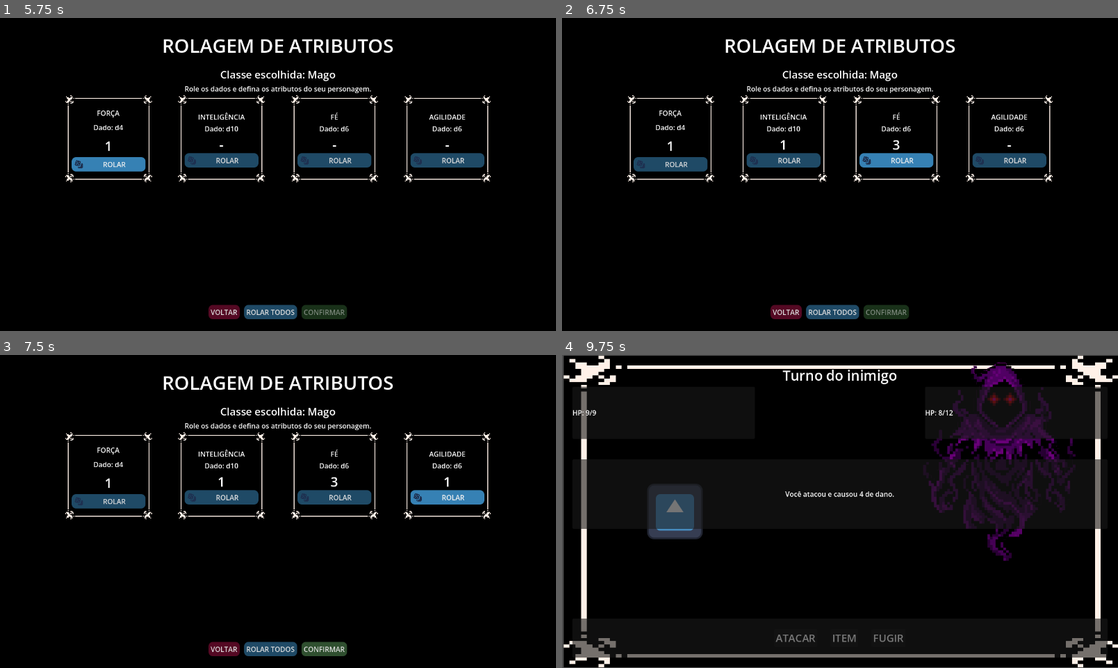
Above: before the commit, frames 1-4 (two rows, left to right).
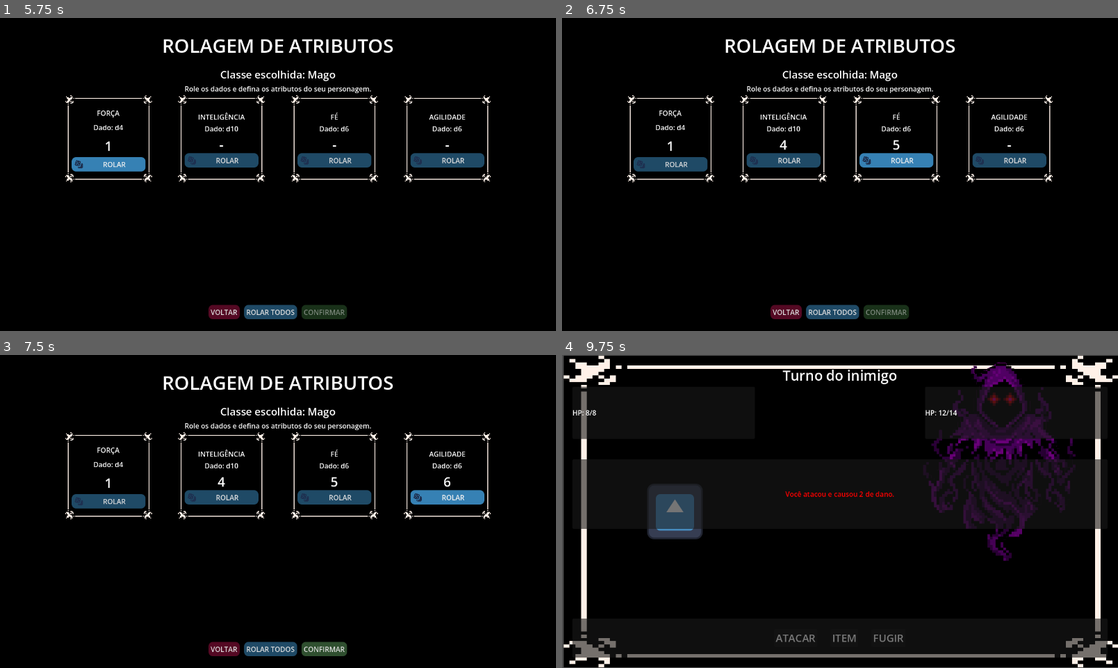
Above: after the commit, the same moments.

Repository: NouanGust/RogueRPG
Game: Godot game, scene res://Scenes/run/main_menu_scene.tscn
Two runs of this game, one before a commit and one after it. Both use one fixed random seed, a clock stepped at 60 frames per second and the inputs below. The project has no main scene, so this scene is started directly. The engine's default icon, where the game draws it, is replaced by a stand-in: a white triangle on a blue panel in a dark square.
Inputs:
- Up to frame 1 (5.75 s): click "NOVA RUN" at 0.5 s; click "ESCOLHER" at 1.25 s; click "COMFIRMAR" at 2 s; click "VOLTAR" at 2.75 s; click "ESCOLHER" at 3.5 s; click "COMFIRMAR" at 4.25 s; click "ROLAR" at 5 s
- Up to frame 2 (6.75 s): click "ROLAR" at 5.75 s; click "ROLAR" at 6.5 s
- Up to frame 3 (7.5 s): click "ROLAR" at 7.25 s
- Up to frame 4 (9.75 s): click "ROLAR TODOS" at 8 s; click "CONFIRMAR" at 8.75 s; click "ATACAR" at 9.5 s

Frame 1 is identical in both runs. In frame 2, less than 0.1% of the frame differs, in the area x 39-61%, y 38-43%; in frame 3, less than 0.1%; in frame 4, 0.2%, in the area x 4-71%, y 17-46%.

Commit message:
feat: gameloop praticamente completo e criação de alguns efeitos de juice

Diff:
--- /dev/null
+++ b/Scenes/Entities/hit_flash.gdshader
@@ -0,0 +1,13 @@
+shader_type canvas_item;
+
+uniform bool active = false;
+
+void fragment() {
+	vec4 tex_color = texture(TEXTURE, UV);
+	if (active) {
+		// Substitui a cor por branco, mantendo o canal alpha (transparência)
+		COLOR = vec4(1.0, 1.0, 1.0, tex_color.a);
+	} else {
+		COLOR = tex_color;
+	}
+}
--- a/Scenes/Entities/player.tscn
+++ b/Scenes/Entities/player.tscn
@@ -1,16 +1,22 @@
 [gd_scene format=3 uid="uid://blkvvo4kpqyln"]
 
 [ext_resource type="Script" uid="uid://dpni8vpt21kxk" path="res://scenes/entities/player.gd" id="1_d4qa6"]
+[ext_resource type="Shader" uid="uid://bv5mxen2on5ev" path="res://scenes/entities/hit_flash.gdshader" id="2_dnykm"]
 [ext_resource type="Texture2D" uid="uid://damjnxbr1b2ge" path="res://icon.svg" id="2_ss7kx"]
 [ext_resource type="Script" uid="uid://cvctj0pw14gwt" path="res://scripts/components/stats_component.gd" id="3_dnykm"]
 [ext_resource type="Script" uid="uid://d3tx70s82u3ma" path="res://scripts/components/health_component.gd" id="4_c5rqy"]
 [ext_resource type="Script" uid="uid://b5js5veqeeo81" path="res://scripts/components/combat_component.gd" id="5_b6tgf"]
 [ext_resource type="Script" uid="uid://bo8sk2d1tobjf" path="res://scripts/components/inventory_component.gd" id="6_73kkf"]
 
+[sub_resource type="ShaderMaterial" id="ShaderMaterial_c5rqy"]
+shader = ExtResource("2_dnykm")
+shader_parameter/active = false
+
 [node name="Player" type="Node2D" unique_id=1420870020]
 script = ExtResource("1_d4qa6")
 
 [node name="Sprite2D" type="Sprite2D" parent="." unique_id=1853199939]
+material = SubResource("ShaderMaterial_c5rqy")
 texture = ExtResource("2_ss7kx")
 
 [node name="StatsComponent" type="Node" parent="." unique_id=2001141586]
--- a/Scenes/battle/battle_ui.gd
+++ b/Scenes/battle/battle_ui.gd
@@ -16,12 +16,17 @@
 @onready var escape_button: Button = $MarginContainer/VBoxContainer/Actions/ActionsRow/EscapeButton
 
 var controller: BattleController
+var item_menu: PopupMenu
 
 func _ready() -> void:
 	attack_button.pressed.connect(func(): attack_pressed.emit())
 	item_button.pressed.connect(func(): item_pressed.emit())
 	escape_button.pressed.connect(func(): escape_pressed.emit())
 	log_label.text = ""
+
+	item_menu = PopupMenu.new()
+	add_child(item_menu)
+	item_menu.id_pressed.connect(_on_item_selected)
 
 func set_controller(value: BattleController) -> void:
 	controller = value
@@ -35,11 +40,32 @@
 	enemy_hp_label.text = "HP: %d/%d" % [current, maximum]
 
 func log_str(message: String) -> void:
-	log_label.text += message + "\n"
+	log_label.append_text(message + "\n")
+	log_label.scroll_to_line(log_label.get_line_count() - 1)
+
+func log_damage(message: String) -> void:
+	log_label.append_text("[color=red] [shake rate=20.0 level=5 connected + 1]" + message + "[/shake] [/color]\n")
+	log_label.scroll_to_line(log_label.get_line_count() - 1)
+
+func log_heal(message: String) -> void:
+	log_label.append_text("[color=green] [wave amp=20.0 freq=5.0 connected=1]" + message + "[/wave][/color]\n")
 	log_label.scroll_to_line(log_label.get_line_count() - 1)
 
 func open_item_menu() -> void:
-	log_str("Inventário ainda não implementado no MVP.")
+	item_menu.clear()
+	var inventory = controller.player_node.inventory_component
+
+	item_menu.add_item("Poção (%d) - Cura 5 de HP" % inventory.potions, 0)
+	item_menu.set_item_disabled(0, inventory.potions <= 0)
+	item_menu.add_item("Elixir (%d) - Buff aleatório" % inventory.elixirs, 1)
+	item_menu.set_item_disabled(1, inventory.elixirs <= 0)
+	item_menu.popup_centered(Vector2i(250, 100))
+
+
+func _on_item_selected(id: int) -> void:
+	controller.use_specific_item(id)
+
+
 
 func _on_turn_changed(current_turn: String) -> void:
 	var is_player_turn := current_turn == "player"
@@ -51,13 +77,14 @@
 func _on_battle_finished(player_won: bool) -> void:
 	attack_button.disabled = true
 	item_button.disabled = true
-	escape_button.disabled = true
+	escape_button.disabled = false
+	escape_button.text = "MENU"
 	if player_won:
 		title_label.text = "Vitória!"
-		log_str("A run foi concluída com sucesso.")
+		log_str("A run foi concluída com sucesso. Clique em MENU para sair.")
 	else:
 		title_label.text = "Derrota!"
-		log_str("Permadeath. A run terminou.")
+		log_str("Permadeath. A run terminou. Clique em MENU para sair.")
 
 
 func set_turn_text(text: String) -> void:
--- a/Scenes/run/main_menu_scene.tscn
+++ b/Scenes/run/main_menu_scene.tscn
@@ -1,6 +1,7 @@
 [gd_scene format=3 uid="uid://dp2ndfv4ha31q"]
 
 [ext_resource type="Script" uid="uid://pemfohp38d2q" path="res://scripts/controllers/main_menu_scene.gd" id="1_vk6xk"]
+[ext_resource type="PackedScene" uid="uid://c6qysnfhwpqvr" path="res://scenes/run/class_selection_scene.tscn" id="2_5j2ff"]
 [ext_resource type="StyleBox" uid="uid://b5lmuvviual4" path="res://Assets/Themes/confirm_button.tres" id="2_sjvrc"]
 [ext_resource type="StyleBox" uid="uid://chx4w0kb4pgjc" path="res://Assets/Themes/confirm_button_hover.tres" id="3_1badp"]
 [ext_resource type="StyleBox" uid="uid://ct4x5o58daw7h" path="res://Assets/Themes/quit_button.tres" id="4_ikn50"]
@@ -14,6 +15,7 @@
 grow_horizontal = 2
 grow_vertical = 2
 script = ExtResource("1_vk6xk")
+class_selection_scene = ExtResource("2_5j2ff")
 
 [node name="ColorRect" type="ColorRect" parent="." unique_id=1757178175]
 layout_mode = 1
--- a/Scripts/Components/combat_component.gd
+++ b/Scripts/Components/combat_component.gd
@@ -9,7 +9,7 @@
 func attack(target_stats: StatsComponent, target_health: HealthComponent) -> int:
 	var raw_damage := stats_component.get_value("attack")
 	var defense := target_stats.get_value("defense")
-	var final_damage: int = max(0, raw_damage - defense)
+	var final_damage: int = max(1, raw_damage - defense)
 	attacked.emit(raw_damage, final_damage)
 	target_health.take_damage(final_damage)
 	return final_damage
--- a/Scripts/Components/inventory_component.gd
+++ b/Scripts/Components/inventory_component.gd
@@ -1,7 +1,7 @@
 class_name InventoryComponent
 extends Node
 
-signal item_used(item_id: StringName)
+signal item_used(item_id: StringName, message: String)
 
 var potions: int = 2
 var elixirs: int = 1
@@ -11,13 +11,21 @@
 		return false
 	potions -= 1
 	target_health.heal(5)
-	item_used.emit(&"potion")
+	item_used.emit(&"potion", "Você usou uma Poção e recuperou 5 de HP.")
 	return true
 
 
-func use_elixir() -> bool:
+func use_elixir(target_status: StatsComponent) -> bool:
 	if elixirs <= 0:
 		return false
 	elixirs -= 1
-	item_used.emit(&"elixir")
+
+	var possible_stats = ["strength", "defence", "attack", "faith", "intelligence"]
+	var chosen_stat: String = possible_stats.pick_random()
+
+	var turns: int = randi_range(1, 3)
+	var buff_amount: int = randi_range(1, 4)
+
+	target_status.apply_buff(chosen_stat, buff_amount, turns)
+	item_used.emit(&"elixir", "Você tomou um Elixir misterioso")
 	return true
--- a/Scripts/Components/stats_component.gd
+++ b/Scripts/Components/stats_component.gd
@@ -2,16 +2,23 @@
 extends Node
 
 signal stats_changed(current_stats: Dictionary)
+signal buff_status_changed(message: String)
 
 
 var stats := {
 	"strength": 0,
 	"intelligence": 0,
 	"faith": 0,
-	"agillity": 0,
+	"agility": 0,
 	"attack": 0,
 	"defense": 0,
 	"max_hp": 1,
+}
+
+var active_buff := {
+	"stat": "",
+	"amount": 0,
+	"turns": 0
 }
 
 func setup_from_class(class_data: ClassData, rolled_atributes: Dictionary) -> void:
@@ -38,5 +45,31 @@
 	stats_changed.emit(stats)
 
 
+func apply_buff(stat_name: String, amount: int, turns: int) -> void:
+	active_buff["stat"] = stat_name
+	active_buff["amount"] = amount
+	active_buff["turns"] = turns
+	buff_status_changed.emit("Buff de +%d %s por %d turnos!"  % [amount, stat_name.capitalize(), turns])
+
+func tick_buffs() -> void:
+	if active_buff["turns"] > 0:
+		active_buff["turns"] -= 1
+		if active_buff["turns"] <= 0:
+			var expired_stat = active_buff["stat"]
+			active_buff["stat"] = ""
+			buff_status_changed.emit("O buff de %s acabou." % expired_stat.capitalize())
+
 func get_value(stat_name: String) -> int:
-	return stats.get(stat_name, 0)
+	var base_value: int = stats.get(stat_name, 0)
+	var bonus: int = 0
+
+	if active_buff["turns"] > 0:
+		if active_buff["stat"] == stat_name:
+			bonus += active_buff["amount"]
+
+		if stat_name == "attack" and active_buff["stat"] == "strength":
+			bonus += active_buff["amount"]
+		elif stat_name == "defense" and active_buff["stat"] == "agility":
+			bonus += int(active_buff["amount"] / 2)
+
+	return base_value + bonus
--- a/Scripts/controllers/attribute_roll_scene.gd
+++ b/Scripts/controllers/attribute_roll_scene.gd
@@ -27,7 +27,6 @@
 @onready var roll_all_button: Button = $MarginContainer/VBoxContainer/BottomBar/RollAllButton
 @onready var confirm_button: Button = $MarginContainer/VBoxContainer/BottomBar/ConfirmButton
 
-var rng := RandomNumberGenerator.new()
 var selected_class: ClassData
 var rolled_attributes := {
 	"strength": null,
@@ -42,8 +41,6 @@
 		return
 
 	selected_class = GameState.selected_class
-	rng.randomize()
-
 	_setup_ui()
 	_connect_buttons()
 
@@ -75,7 +72,7 @@
 	agility_value_label.text = "-"
 
 func _roll_die(sides: int) -> int:
-	return rng.randi_range(1, max(1, sides))
+	return randi_range(1, max(1, sides))
 
 func _update_confirm_state() -> void:
 	confirm_button.disabled = (
--- a/Scripts/controllers/battle_controller.gd
+++ b/Scripts/controllers/battle_controller.gd
@@ -16,9 +16,10 @@
 var current_turn: String = "player"
 var player_xp: int = 0
 var battle_active: bool = false
+var action_in_progress: bool = false
 
 const MAX_LEVEL: int = 3
-const ENEMY_TURN_DELAY := 0.8
+const ENEMY_TURN_DELAY := 2
 
 func _ready() -> void:
 	if player_node == null:
@@ -60,6 +61,9 @@
 	if not enemy_node.health_component.died.is_connected(_on_enemy_died):
 		enemy_node.health_component.died.connect(_on_enemy_died)
 
+	if not player_node.inventory_component.item_used.is_connected(_on_item_used):
+		player_node.inventory_component.item_used.connect(_on_item_used)
+
 	_on_player_health_changed(player_node.health_component.current_hp, player_node.health_component.max_hp)
 	_on_enemy_health_changed(enemy_node.health_component.current_hp, enemy_node.health_component.max_hp)
 
@@ -82,8 +86,8 @@
 
 func _get_level_dice(level: int) -> int:
 	match level:
-		1: return 6
-		2: return 10
+		1: return 4
+		2: return 6
 		3: return 20
 		_: return 20
 
@@ -93,6 +97,7 @@
 
 	current_turn = new_turn
 	turn_changed.emit(current_turn)
+
 
 	if current_turn == "enemy":
 		ui.set_turn_text("Turno do inimigo")
@@ -100,29 +105,42 @@
 		if battle_active and current_turn == "enemy":
 			await enemy_act()
 	else:
+		player_node.stats_component.tick_buffs()
 		ui.set_turn_text("Sua vez")
 
-func player_attack() -> String:
-	if not battle_active or current_turn != "player":
-		return ""
-
+func player_attack() -> void:
+	if not battle_active or current_turn != "player" or action_in_progress:
+		return
+
+	action_in_progress = true
 	var damage := player_node.combat_component.attack(enemy_node.stats_component, enemy_node.health_component)
-	ui.log_str("Você atacou e causou %d de dano." % damage)
+
+	trigger_hit_pause(0.08)
+
+	ui.log_damage("Você atacou e causou %d de dano." % damage)
 
 	if enemy_node.health_component.current_hp <= 0:
-		return "enemy_dead"
+		action_in_progress = false
+		return
 
 	await _set_turn("enemy")
-	return "attack_resolved"
+	action_in_progress = false
 
 func player_use_item() -> void:
 	if not battle_active or current_turn != "player":
 		return
 	ui.open_item_menu()
 
-func player_escape() -> String:
-	if not battle_active or current_turn != "player":
-		return ""
+func player_escape() -> void:
+	if not battle_active:
+		get_tree().change_scene_to_file("res://scenes/run/main_menu_scene.tscn")
+		return
+
+
+	if not battle_active or current_turn != "player" or action_in_progress:
+		return
+
+	action_in_progress = true
 
 	var result := dice_roller.roll(20)
 	if result >= 10:
@@ -130,24 +148,52 @@
 		battle_active = false
 		GameState.complete_run(false)
 		battle_finished.emit(false)
-		return "escaped"
+		action_in_progress = false
+		return
 
 	ui.log_str("Falha ao fugir. Você perdeu o turno.")
 	await _set_turn("enemy")
-	return "escape_failed"
-
-func enemy_act() -> String:
+	action_in_progress = false
+
+func enemy_act() -> void:
 	if not battle_active or current_turn != "enemy":
-		return ""
+		return
 
 	var damage := enemy_node.combat_component.attack(player_node.stats_component, player_node.health_component)
-	ui.log_str("O inimigo atacou e causou %d de dano." % damage)
+	ui.log_damage("O inimigo atacou e causou %d de dano." % damage)
+
+	trigger_hit_pause(0.08)
 
 	if player_node.health_component.current_hp <= 0:
-		return "player_dead"
+		return
 
 	await _set_turn("player")
-	return "enemy_resolved"
+
+
+func use_specific_item(id: int) -> void:
+	if not battle_active or current_turn != "player" or action_in_progress:
+		return
+
+	action_in_progress = true
+	var item_used_sucessfully: bool = false
+
+	if id == 0:
+		item_used_sucessfully = player_node.inventory_component.use_potions(player_node.health_component)
+	elif id == 1:
+		item_used_sucessfully = player_node.inventory_component.use_elixir(player_node.stats_component)
+
+	if item_used_sucessfully:
+		await _set_turn("enemy")
+	else:
+		ui.log_str("Não foi possivel usar o item.")
+
+	action_in_progress = false
+
+
+func _on_item_used(item_id: StringName, message: String) -> void:
+	ui.log_heal(message)
+
+
 
 func _on_enemy_died() -> void:
 	if not battle_active:
@@ -158,6 +204,17 @@
 	player_xp += reward
 	ui.log_str("Inimigo derrotado! +%d XP." % reward)
 
+	var drop_roll: float = randf()
+	if drop_roll <= 0.4:
+		var is_potion: float = randf()
+		if is_potion:
+			player_node.inventory_component.potions += 1
+			ui.log_str("O inimigo dropou uma Poção!")
+		else:
+			player_node.inventory_component.elixirs += 1
+			ui.log_str("O inimigo dropou um Elixir!")
+
+
 	if current_level >= MAX_LEVEL:
 		battle_active = false
 		GameState.complete_run(true)
@@ -176,7 +233,7 @@
 		return
 
 	battle_active = false
-	ui.log_str("Você foi derrotado. Permadeath.")
+	ui.log_damage("Você foi derrotado. Permadeath.")
 	GameState.complete_run(false)
 	battle_finished.emit(false)
 
@@ -185,3 +242,12 @@
 
 func _on_enemy_health_changed(current: int, maximum: int) -> void:
 	ui.update_enemy_health(current, maximum)
+
+
+
+# --- Utils ---
+
+func trigger_hit_pause(duration: float = 0.05) -> void:
+	Engine.time_scale = 0.0
+	await get_tree().create_timer(duration, true, false, true).timeout
+	Engine.time_scale = 1.0
--- a/Scripts/controllers/main_menu_scene.gd
+++ b/Scripts/controllers/main_menu_scene.gd
@@ -1,7 +1,7 @@
 class_name MainMenuSceneController
 extends Control
 
-@export var class_selection_scene_path: String = "res://scenes/run/class_selection_scene.tscn"
+@export var class_selection_scene: PackedScene
 
 @onready var new_run_button: Button = $MarginContainer/ButtonsVBox/NewRunButton
 @onready var quit_button: Button = $MarginContainer/ButtonsVBox/QuitButton
@@ -12,7 +12,7 @@
 
 func _on_new_run_button_pressed() -> void:
 	GameState.start_new_run()
-	get_tree().change_scene_to_file(class_selection_scene_path)
+	get_tree().change_scene_to_packed(class_selection_scene)
 
 func _on_quit_button_pressed() -> void:
 	get_tree().quit()
--- a/Scripts/resources/stone_golem.tres
+++ b/Scripts/resources/stone_golem.tres
@@ -9,4 +9,4 @@
 display_name = "Golem de Pedra"
 sprite = ExtResource("2_ccw2s")
 base_hp = 20
-base_defense = 3
+base_defense = 2
Not shown, added: Scenes/Entities/hit_flash.gdshader.uid
